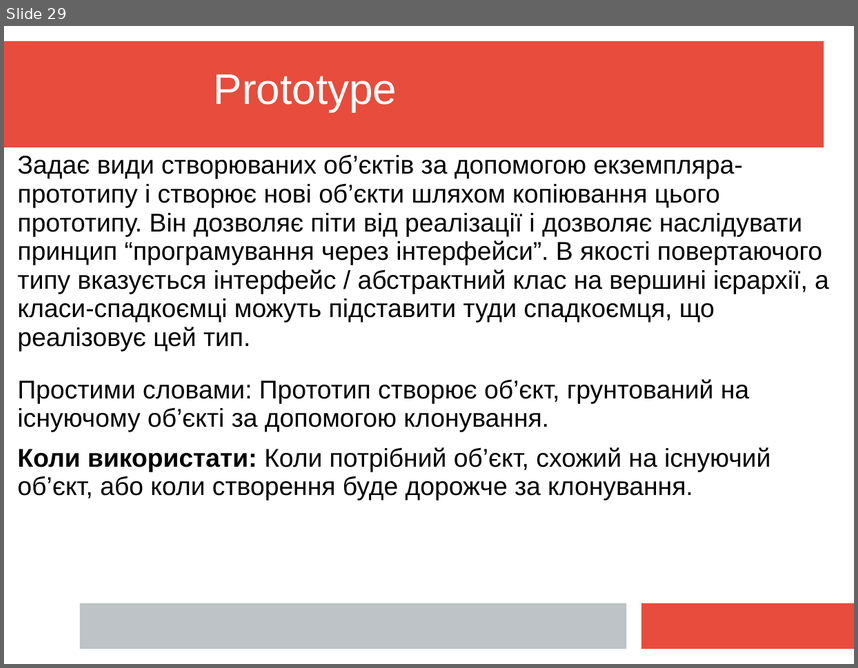
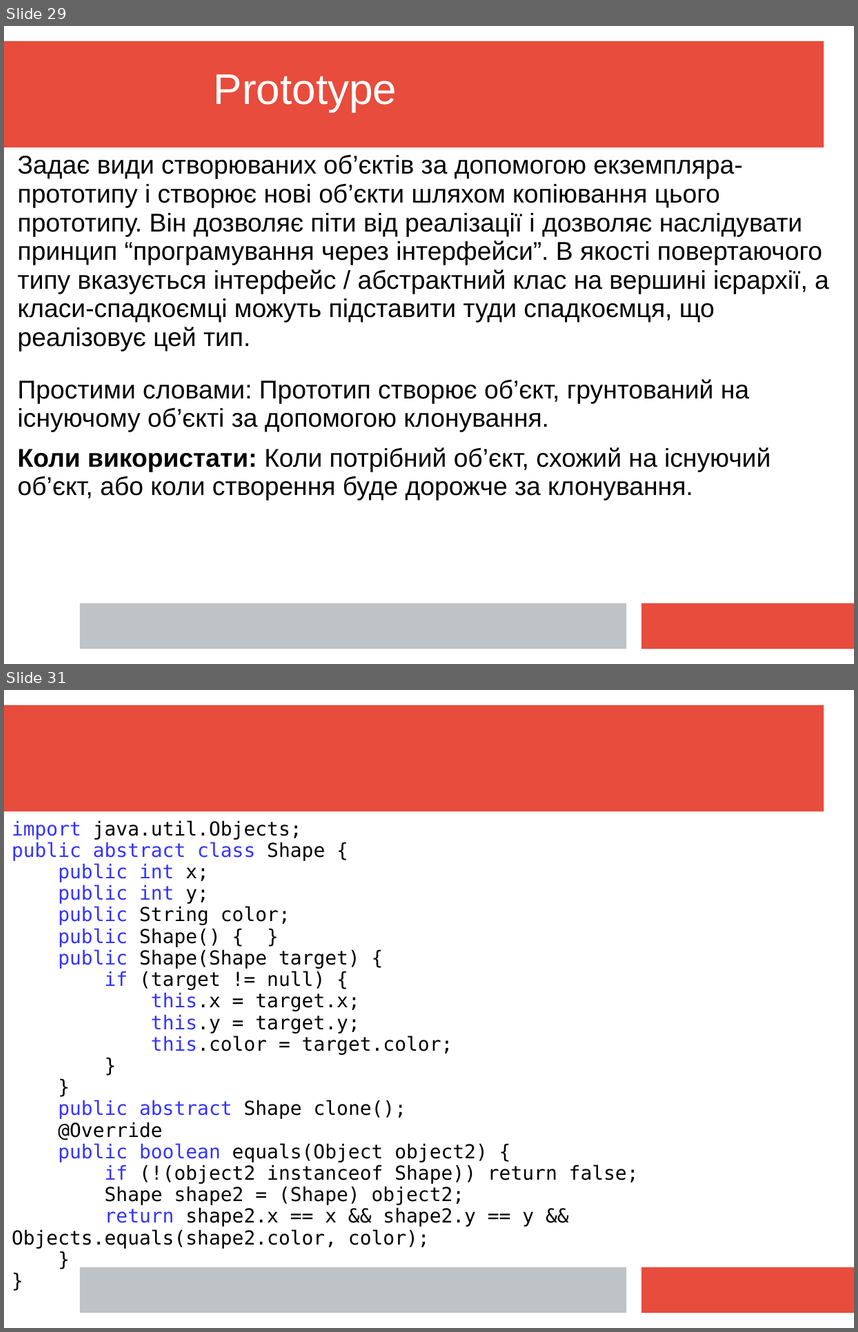
Before and after one commit to mecchmatProjects/JavaCourse, a slide deck: L12_patterns/JavaTutorUkr_12_Patterns.ppt. Shown one above the other, each under a label of ours: slide 29 before the commit, slides 29 and 31 after it; the slides between them are not shown. The pictures are 858x668 and 858x1332 pixels, drawn with LibreOffice and Linux fonts; fonts in the diff are those of the drawing. Boxes give left, top, right and bottom in pixels: in the first picture for what was removed or moved away, otherwise in the second. Text is boxed around its words. In the diff, an @@ line names an element or a change of style, - is before the commit and + after.

```diff
--- a/L12_patterns/JavaTutorUkr_12_Patterns.ppt
+++ b/L12_patterns/JavaTutorUkr_12_Patterns.ppt
@@ slide 31 added at [4,690,854,1328], background #FFFFFF; not listed: 3 template elements that a slide beside it also shows @@
@@ text added at [12,820,639,1249], 18 pt, text #000000 @@
+import java.util.Objects;
+public abstract class Shape {
+public int x;
+public int y;
+public String color;
+public Shape() { }
+public Shape(Shape target) {
+if (target != null) {
+this.x = target.x;
+this.y = target.y;
+this.color = target.color;
+}
+}
+public abstract Shape clone();
+@Override
+public boolean equals(Object object2) {
+if (!(object2 instanceof Shape)) return false;
+Shape shape2 = (Shape) object2;
+return shape2.x == x && shape2.y == y && Objects.equals(shape2.color, color);
+}
+}
```
Also in this commit, not shown: 1 slide changed, 4 other slides added, 2 other files.
